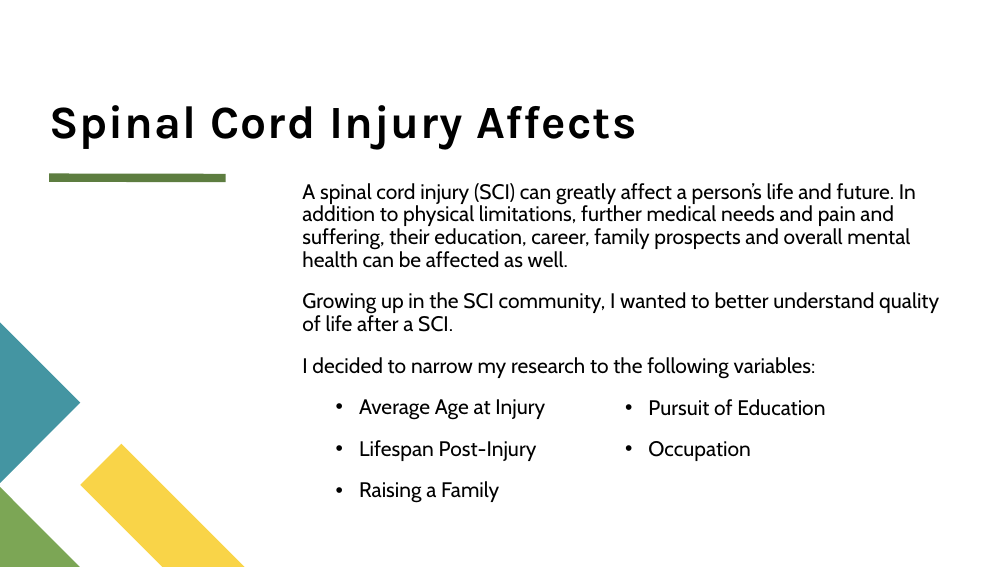
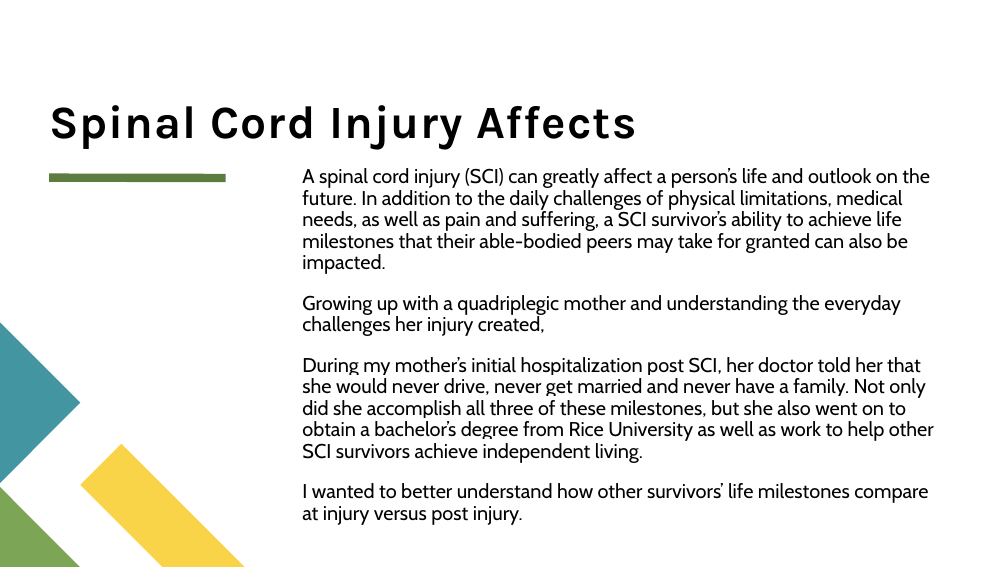
Before and after one commit to DanielMoralesII/Capstone, a slide deck: slide 2 of ppt/sci.pptx. Drawn at 1008x567 pixels with LibreOffice and Linux fonts; fonts in the diff are those of the drawing. Boxes give left, top, right and bottom in pixels: in the first picture for what was removed or moved away, otherwise in the second. Text is boxed around its words. In the diff, an @@ line names an element or a change of style, - is before the commit and + after.

```diff
--- a/ppt/sci.pptx
+++ b/ppt/sci.pptx
@@ text at box(302, 168, 934, 525): text changed; size 20 to 19 pt; text colour #000000 to #010101 @@
-A spinal cord injury (SCI) can greatly affect a person’s life and future. In addition to physical limitations, further medical needs and pain and suffering, their education, career, family prospects and overall mental health can be affected as well.
-Growing up in the SCI community, I wanted to better understand quality of life after a SCI.
-I decided to narrow my research to the following variables:
-  • Average Age at Injury
-  • Lifespan Post-Injury
-  • Raising a Family
+A spinal cord injury (SCI) can greatly affect a person’s life and outlook on the future. In addition to the daily challenges of physical limitations, medical needs, as well as pain and suffering, a SCI survivor’s ability to achieve life milestones that their able-bodied peers may take for granted can also be impacted.
+Growing up with a quadriplegic mother and understanding the everyday challenges her injury created,
+During my mother’s initial hospitalization post SCI, her doctor told her that she would never drive, never get married and never have a family. Not only did she accomplish all three of these milestones, but she also went on to obtain a bachelor’s degree from Rice University as well as work to help other SCI survivors achieve independent living.
+I wanted to better understand how other survivors’ life milestones compare at injury versus post injury.
@@ text removed at box(648, 399, 825, 461) @@
-  • Pursuit of Education
-  • Occupation
```
Also in this commit, not shown: 5 other slides changed, 4 slides added, 2 other files.
